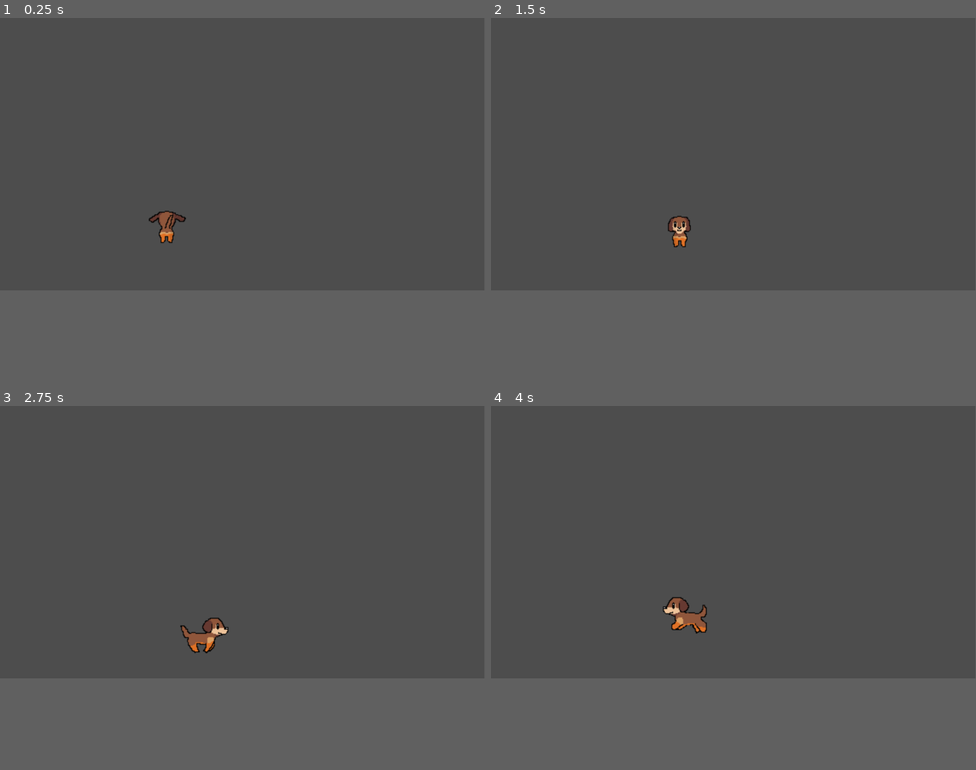
Above: before the commit, frames 1-4 (two rows, left to right).
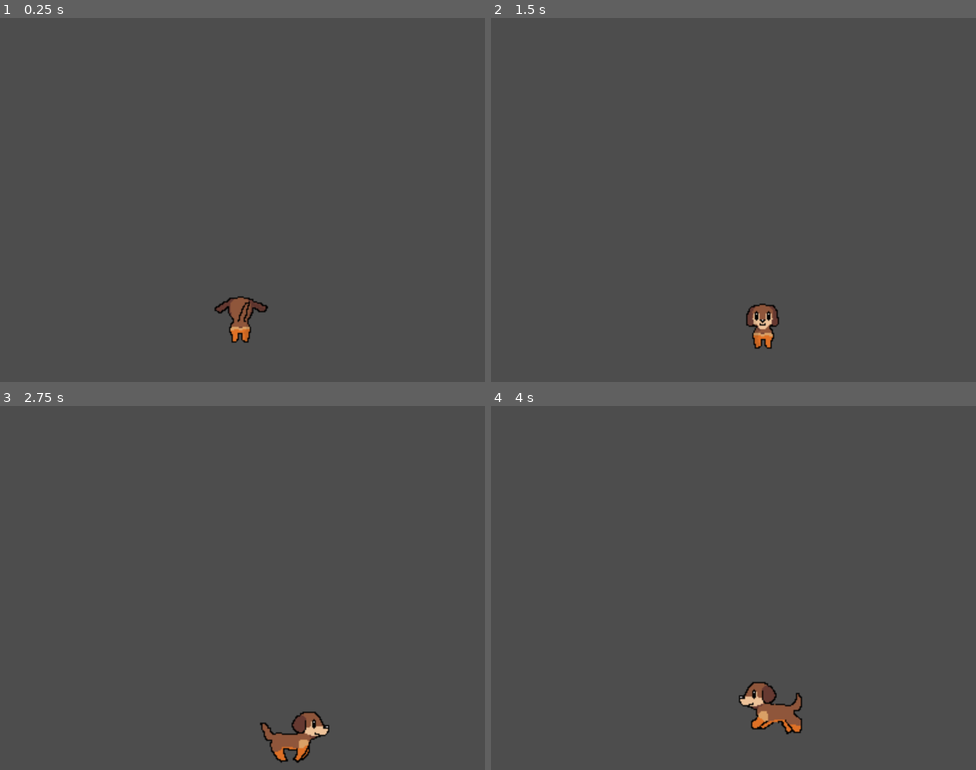
Above: after the commit, the same moments.

Repository: WOCae/dog
Game: Godot game, scene res://main.tscn
The game is run twice, just before and just after one commit, with the same random seed, the same clock (stepped at 60 frames per second) and the same inputs. Before the commit the project starts from res://dog.tscn.
Inputs:
- Up to frame 1 (0.25 s): no input
- Up to frame 2 (1.5 s): hold Right (ui_right) 0.53-1.28 s; tap Space (ui_select) at 0.77 s; hold Down (ui_down) from 1.28 s (still down)
- Up to frame 3 (2.75 s): tap Space (ui_select) at 1.52 s; release Down (ui_down) at 2.03 s; hold Right (ui_right) from 2.03 s (still down)
- Up to frame 4 (4 s): release Right (ui_right) at 2.78 s; hold Up (ui_up) 2.78-3.53 s; tap Space (ui_select) at 3.02, 3.77 s; hold Left (ui_left) from 3.53 s (still down)
In our replay, the window is 799x449 before the commit and 800x600 after it. These sizes can differ from the game's own. Grey fills any space a smaller window leaves; there, only what the larger window draws over its background counts as a difference.

The runs differ from the first frame. In frame 1, 1.0% of the frame differs, in the area x 30-56%, y 53-90%; in frame 2, 0.9%; in frame 3, 1.5%; in frame 4, 1.6%, in the area x 35-65%, y 52-91%.
Error before the commit: Attempt to call function 'add_child' in base 'null instance' on a null instance. (res://dog.gd:110)

Commit message:
Update project.godot

Diff:
--- a/project.godot
+++ b/project.godot
@@ -11,6 +11,11 @@
 [application]
 
 config/name="dog"
-run/main_scene="res://dog.tscn"
+run/main_scene="res://main.tscn"
 config/features=PackedStringArray("4.2", "Forward Plus")
 config/icon="res://icon.svg"
+
+[display]
+
+window/size/viewport_width=800
+window/size/viewport_height=600
